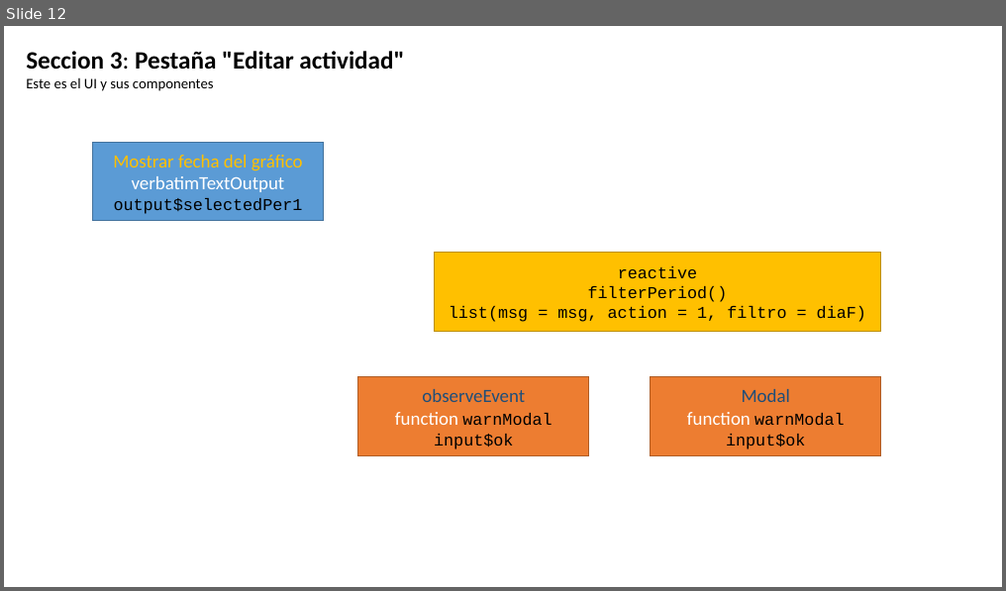
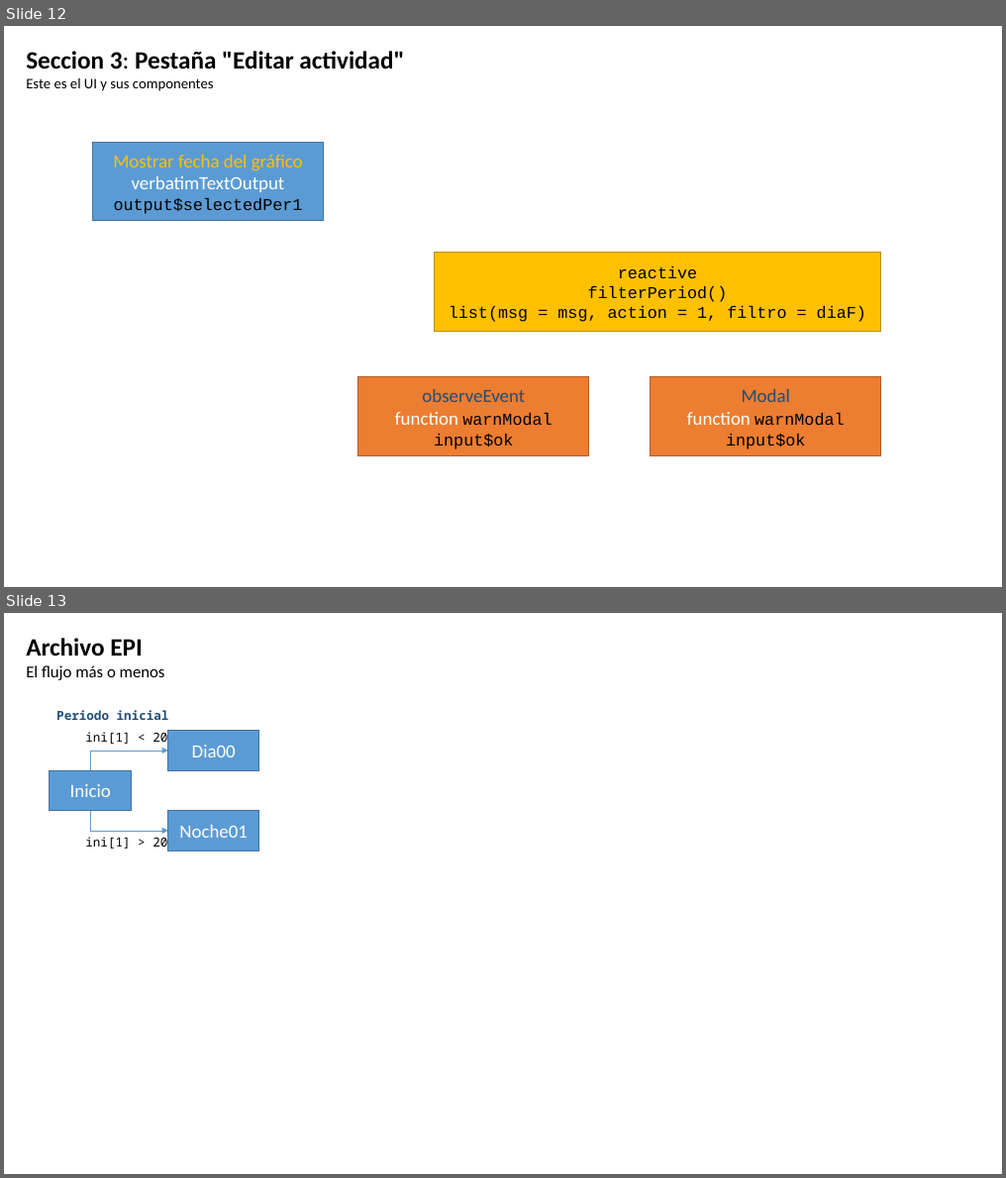
Before and after one commit to olitroski/Actigrafia, a slide deck: flujo edicion.pptx. Shown one above the other, each under a label of ours: slide 12 before the commit, slides 12 and 13 after it. The pictures are 1006x591 and 1006x1178 pixels, drawn with LibreOffice and Linux fonts; fonts in the diff are those of the drawing. Boxes give left, top, right and bottom in pixels: in the first picture for what was removed or moved away, otherwise in the second. Text is boxed around its words. In the diff, an @@ line names an element or a change of style, - is before the commit and + after.

```diff
--- a/flujo edicion.pptx
+++ b/flujo edicion.pptx
@@ slide 13 added at bbox=[4, 613, 1002, 1174], background #FFFFFF @@
@@ text added at bbox=[26, 638, 165, 680], 16 pt, text #000000 @@
+Archivo EPI
+El flujo más o menos
@@ group added at bbox=[50, 710, 259, 851]: 3 rectangles, 2 elbow arrows, 2 texts @@
+Inicio
+Noche01
+Dia00
+ini[1] < 20
+ini[1] > 20
+Periodo inicial
```
Also in this commit, not shown: 1 slide changed, 1 other slide added, 40 other files.
